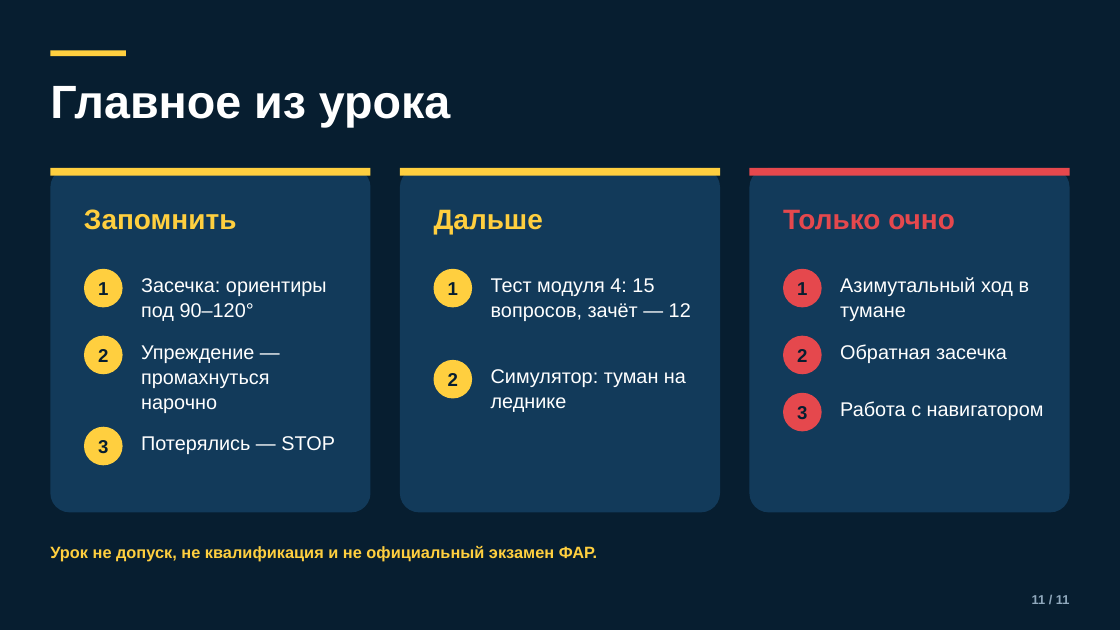
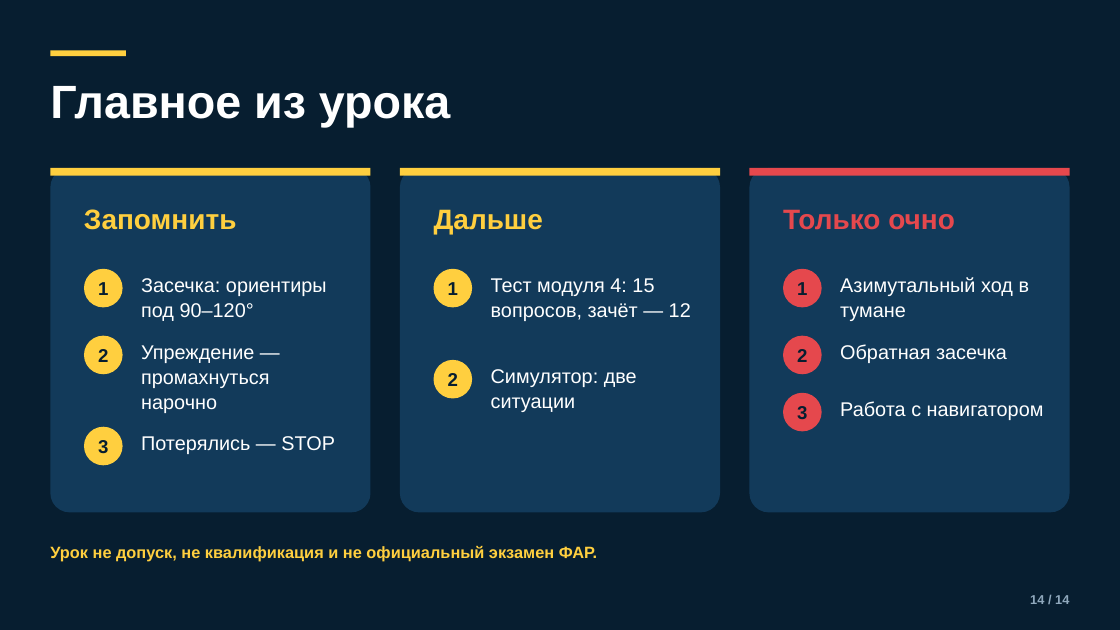
Before and after one commit to kirill54/far-education, a slide deck: slide 14 of presentations/lessons/M04-2_navigaciya-na-marshrute.pptx (slide 11 before the commit). Drawn at 1120x630 pixels with LibreOffice and Linux fonts; fonts in the diff are those of the drawing. Boxes give left, top, right and bottom in pixels: in the first picture for what was removed or moved away, otherwise in the second. Text is boxed around its words. In the diff, an @@ line names an element or a change of style, - is before the commit and + after.

```diff
--- a/presentations/lessons/M04-2_navigaciya-na-marshrute.pptx
+++ b/presentations/lessons/M04-2_navigaciya-na-marshrute.pptx
@@ text at (491, 369, 637, 412): text changed @@
-Симулятор: туман на леднике
+Симулятор: две ситуации
@@ text at (1030, 595, 1069, 604): text changed @@
-11 / 11
+14 / 14
```
Also in this commit, not shown: 9 other slides changed, 3 slides added, 32 other files.
